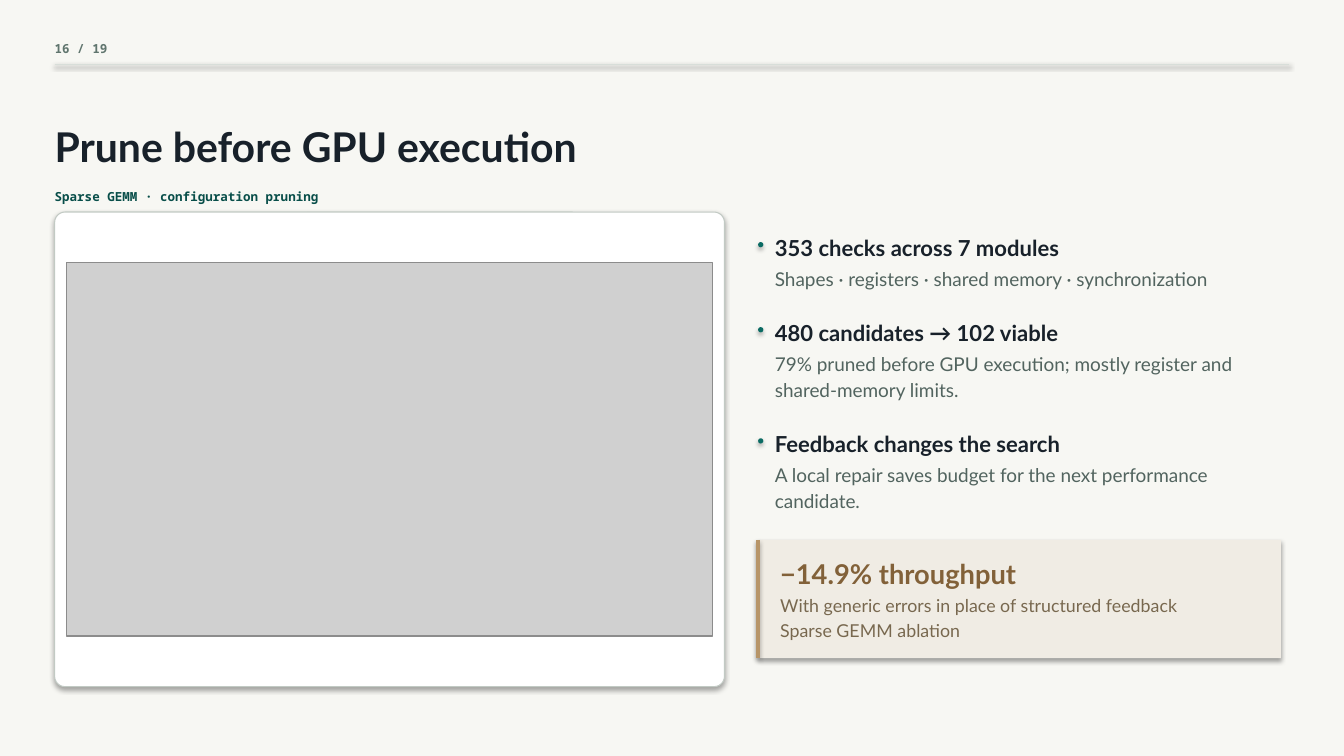
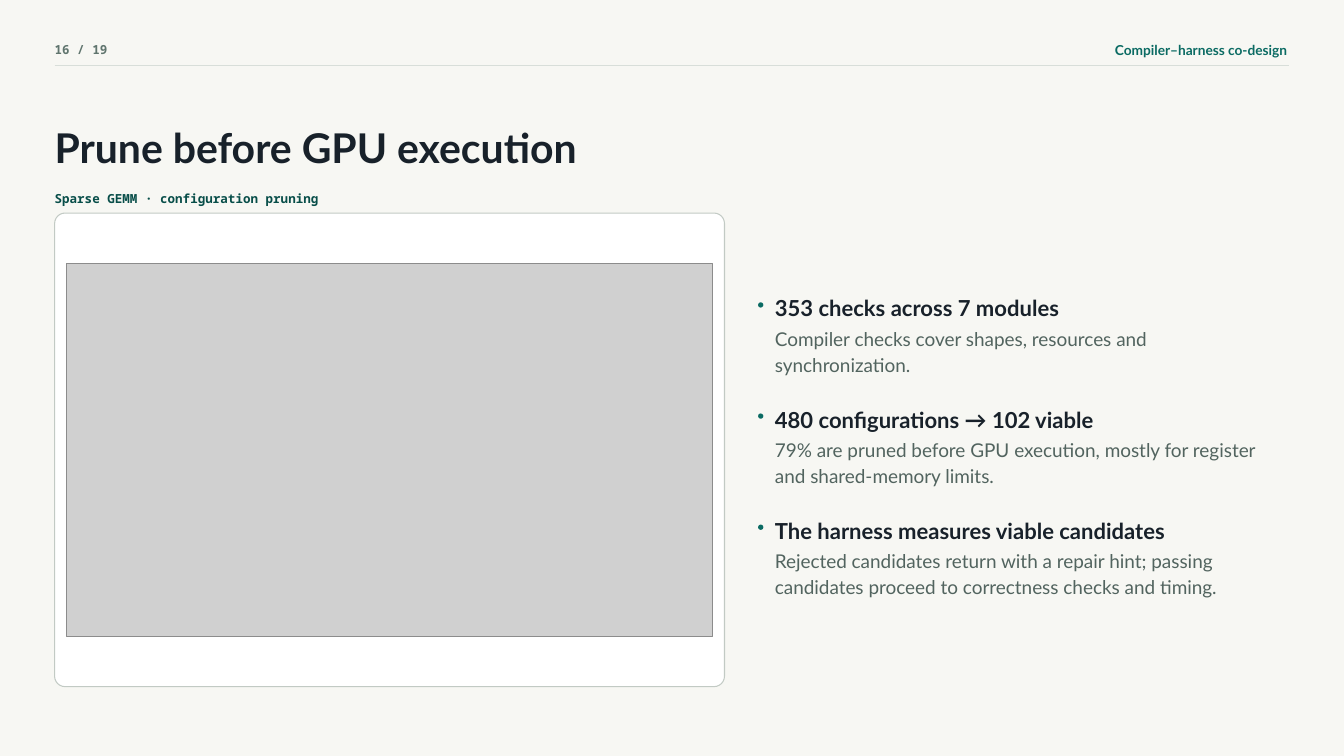
Before and after one commit to SyntaxArchmage/croqtile-tuner-atc26, a slide deck: slide 16 of dist/slides.pptx. Drawn at 1344x756 pixels with LibreOffice and Linux fonts; fonts in the diff are those of the drawing; grey boxes stand for pictures. Boxes give left, top, right and bottom in pixels: in the first picture for what was removed or moved away, otherwise in the second. Text is boxed around its words. In the diff, an @@ line names an element or a change of style, - is before the commit and + after.

```diff
--- a/dist/slides.pptx
+++ b/dist/slides.pptx
@@ text added at (1115, 44, 1287, 58), 9.4 pt, text #0B6B63, bold @@
+Compiler–harness co-design
@@ text "353 checks across 7 modules": place and size @@
-text "353 checks across 7 modules" at (775, 239, 1059, 256)
+text "353 checks across 7 modules" at (775, 299, 1059, 316)
@@ text removed at (775, 272, 1207, 290) @@
-Shapes · registers · shared memory · synchronization
@@ rounded rectangle: place and size @@
-rounded rectangle at (758, 328, 763, 333)
+rounded rectangle at (758, 302, 763, 308)
@@ text added at (775, 332, 1147, 350), 13 pt, text #52645F @@
+Compiler checks cover shapes, resources and
@@ text added at (775, 358, 910, 375), 13 pt, text #52645F @@
+synchronization.
@@ rounded rectangle: place and size @@
-rounded rectangle at (758, 438, 763, 443)
+rounded rectangle at (758, 414, 763, 419)
@@ text at (775, 411, 1093, 432): text changed @@
-480 candidates → 102 viable
+480 configurations → 102 viable
@@ text at (775, 443, 1256, 461): text changed @@
-79% pruned before GPU execution; mostly register and
+79% are pruned before GPU execution, mostly for register
@@ text removed at (775, 435, 1060, 456) @@
-Feedback changes the search
@@ text at (775, 469, 994, 487): text changed @@
-shared-memory limits.
+and shared-memory limits.
@@ text removed at (775, 468, 1208, 486) @@
-A local repair saves budget for the next performance
@@ text removed at (775, 494, 860, 508) @@
-candidate.
@@ shadow off in 4 elements at (55, 213, 724, 687), (758, 414, 763, 419), (758, 302, 763, 308), (758, 525, 763, 530) @@
@@ rounded rectangle: place and size @@
-rounded rectangle at (758, 243, 763, 248)
+rounded rectangle at (758, 525, 763, 530)
@@ text added at (775, 522, 1164, 539), 15.1 pt, text #18212A, bold @@
+The harness measures viable candidates
@@ rectangle removed at (758, 540, 1281, 658) @@
@@ line removed from (758, 540) to (758, 658) @@
@@ text added at (775, 554, 1212, 572), 13 pt, text #52645F @@
+Rejected candidates return with a repair hint; passing
@@ text removed at (780, 563, 1016, 589) @@
-−14.9% throughput
@@ text added at (775, 580, 1217, 598), 13 pt, text #52645F @@
+candidates proceed to correctness checks and timing.
@@ text removed at (780, 599, 1177, 615) @@
-With generic errors in place of structured feedback
@@ text removed at (780, 624, 960, 640) @@
-Sparse GEMM ablation
```
Also in this commit, not shown: 17 other slides changed, 29 other files.
